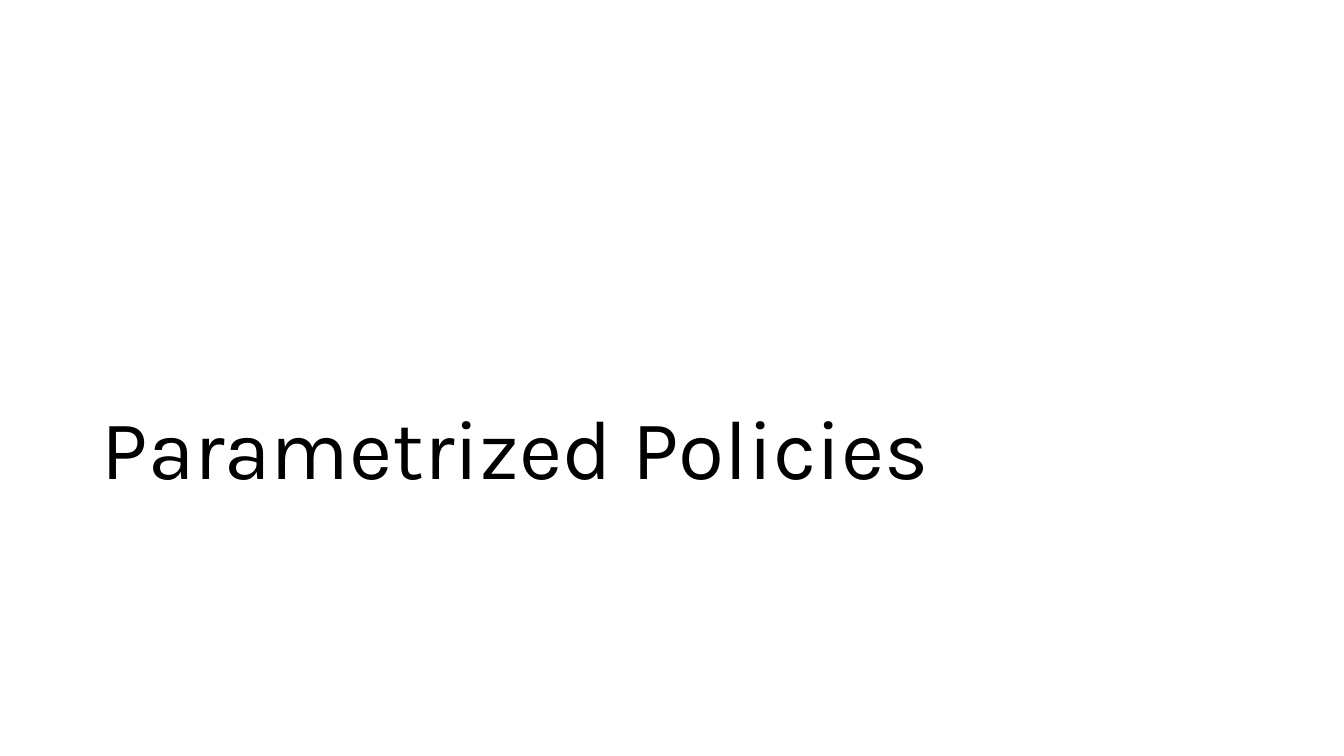
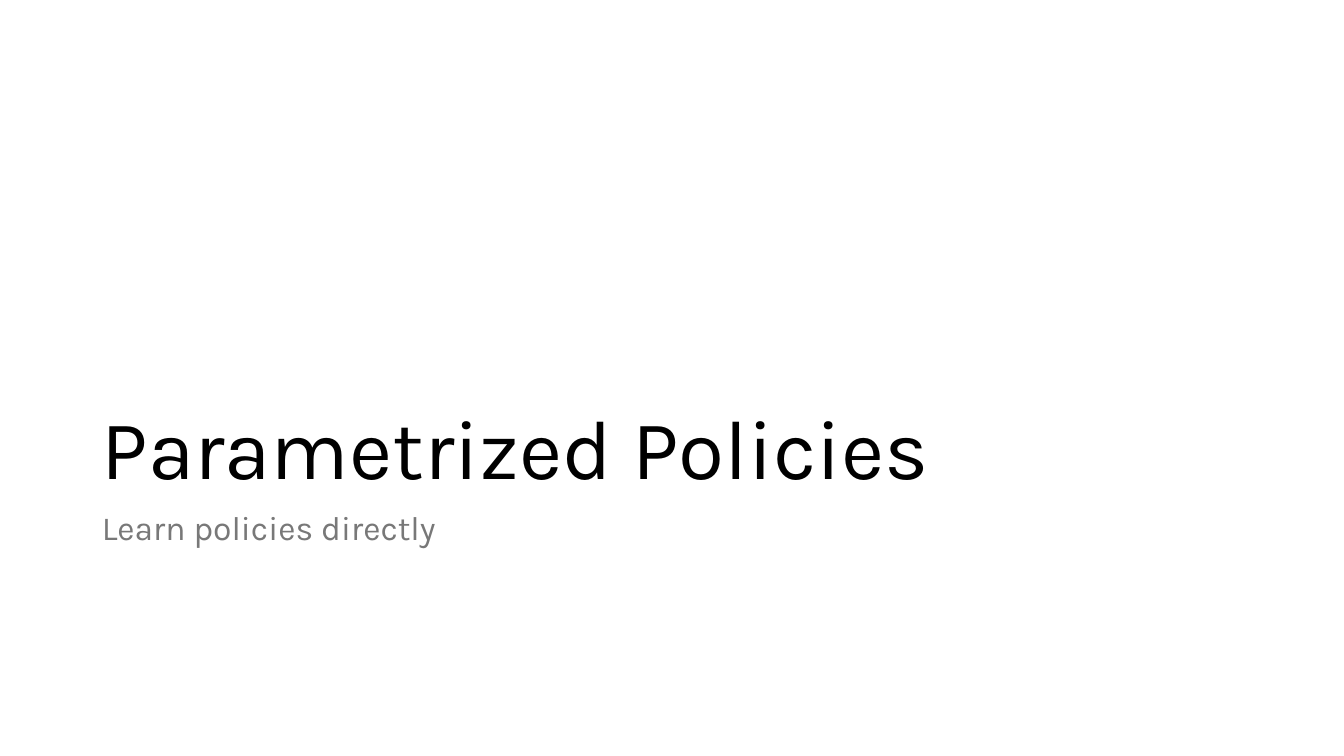
Before and after one commit to mhahsler/Introduction_to_Reinforcement_Learning, a slide deck: slide 3 of slides/Lecture_Chapter13.pptx. Drawn at 1344x756 pixels with LibreOffice and Linux fonts; fonts in the diff are those of the drawing. Boxes give left, top, right and bottom in pixels: in the first picture for what was removed or moved away, otherwise in the second. Text is boxed around its words. In the diff, an @@ line names an element or a change of style, - is before the commit and + after.

```diff
--- a/slides/Lecture_Chapter13.pptx
+++ b/slides/Lecture_Chapter13.pptx
@@ text added at <box>102,517,435,548</box>, 24 pt, text #797979 @@
+Learn policies directly
```
Also in this commit, not shown: 4 other slides changed, 3 slides added, 21 other files.
